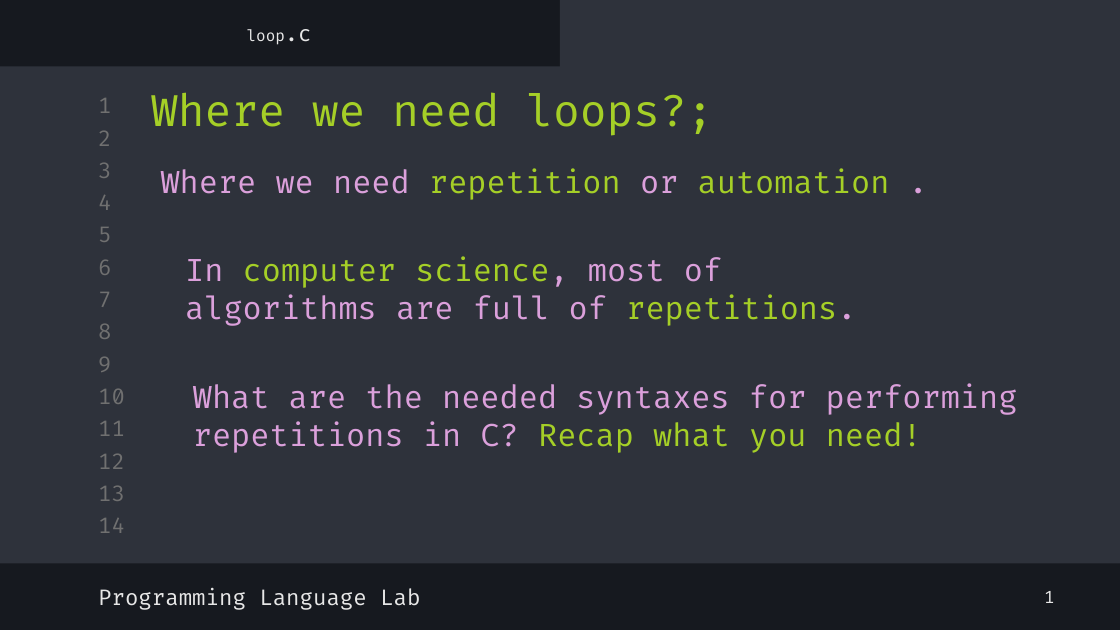
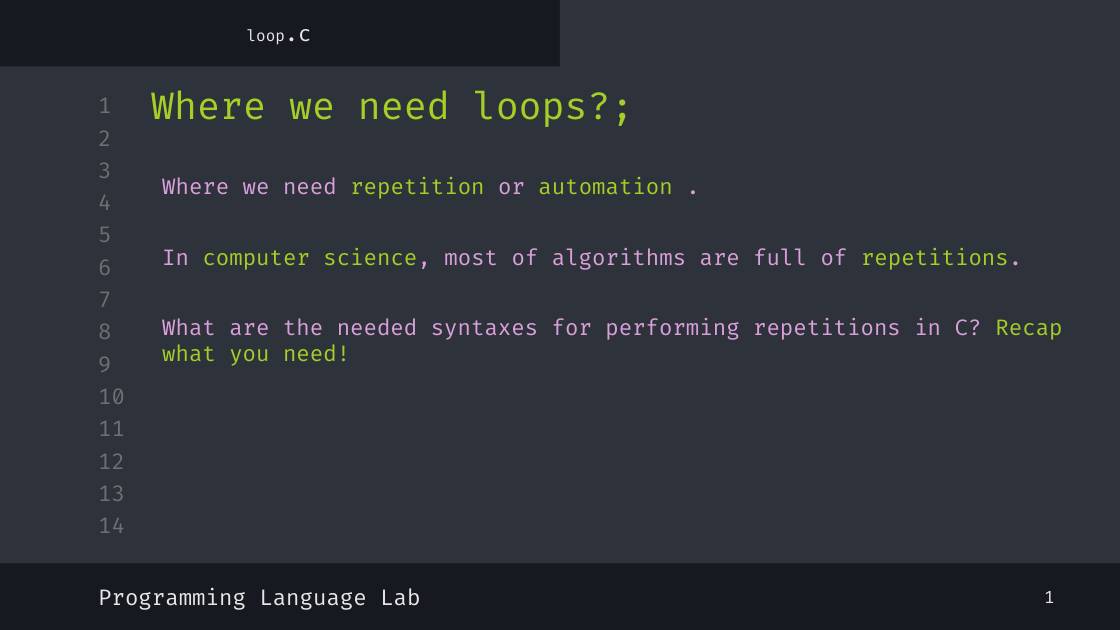
Before and after one commit to shayan-naghizadeh/C-Lab-AUT, a slide deck: slide 3 of slides/5.Loop/Loop.pptx. Drawn at 1120x630 pixels with LibreOffice and Linux fonts; fonts in the diff are those of the drawing. Boxes give left, top, right and bottom in pixels: in the first picture for what was removed or moved away, otherwise in the second. Text is boxed around its words. In the diff, an @@ line names an element or a change of style, - is before the commit and + after.

```diff
--- a/slides/5.Loop/Loop.pptx
+++ b/slides/5.Loop/Loop.pptx
@@ title "Where we need loops?;" at box(151, 90, 634, 127): size 28 to 24 pt @@
@@ text "Where we need repetition or ...": place and size @@
-text "Where we need repetition or ..." at box(161, 168, 890, 200)
+text "Where we need repetition or ..." at box(162, 177, 672, 199)
@@ text "In computer science, most of ...": place and size @@
-text "In computer science, most of ..." at box(185, 256, 856, 326)
+text "In computer science, most of ..." at box(162, 248, 1022, 270)
@@ size 20 to 14 pt in 3 elements at box(162, 177, 672, 199), box(162, 248, 1022, 270), box(162, 318, 1062, 366) @@
@@ text "What are the needed syntaxes ...": place and size @@
-text "What are the needed syntaxes ..." at box(193, 383, 1018, 453)
+text "What are the needed syntaxes ..." at box(162, 318, 1062, 366)
```
Also in this commit, not shown: 4 other slides changed, 3 other files.
